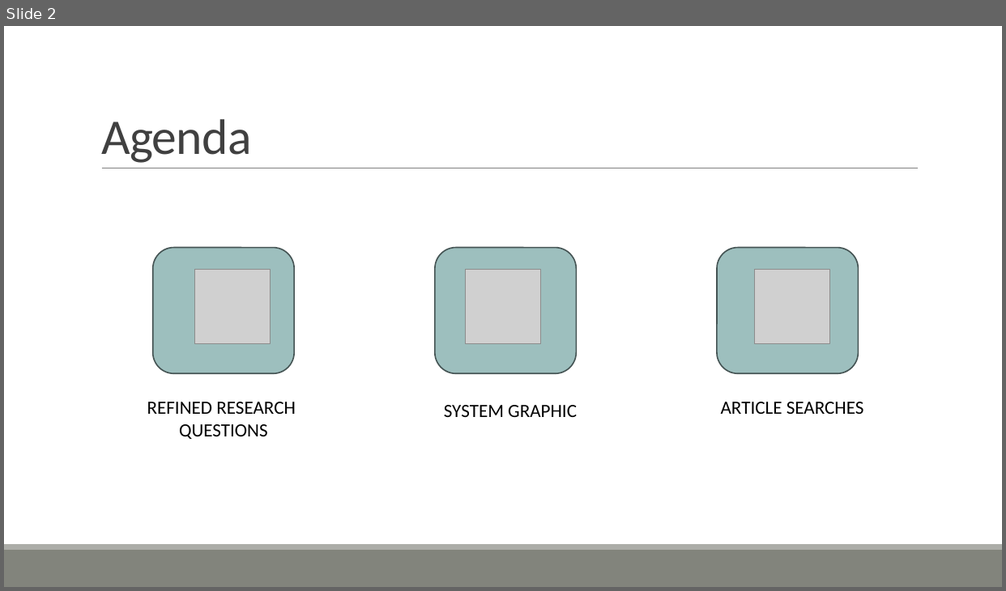
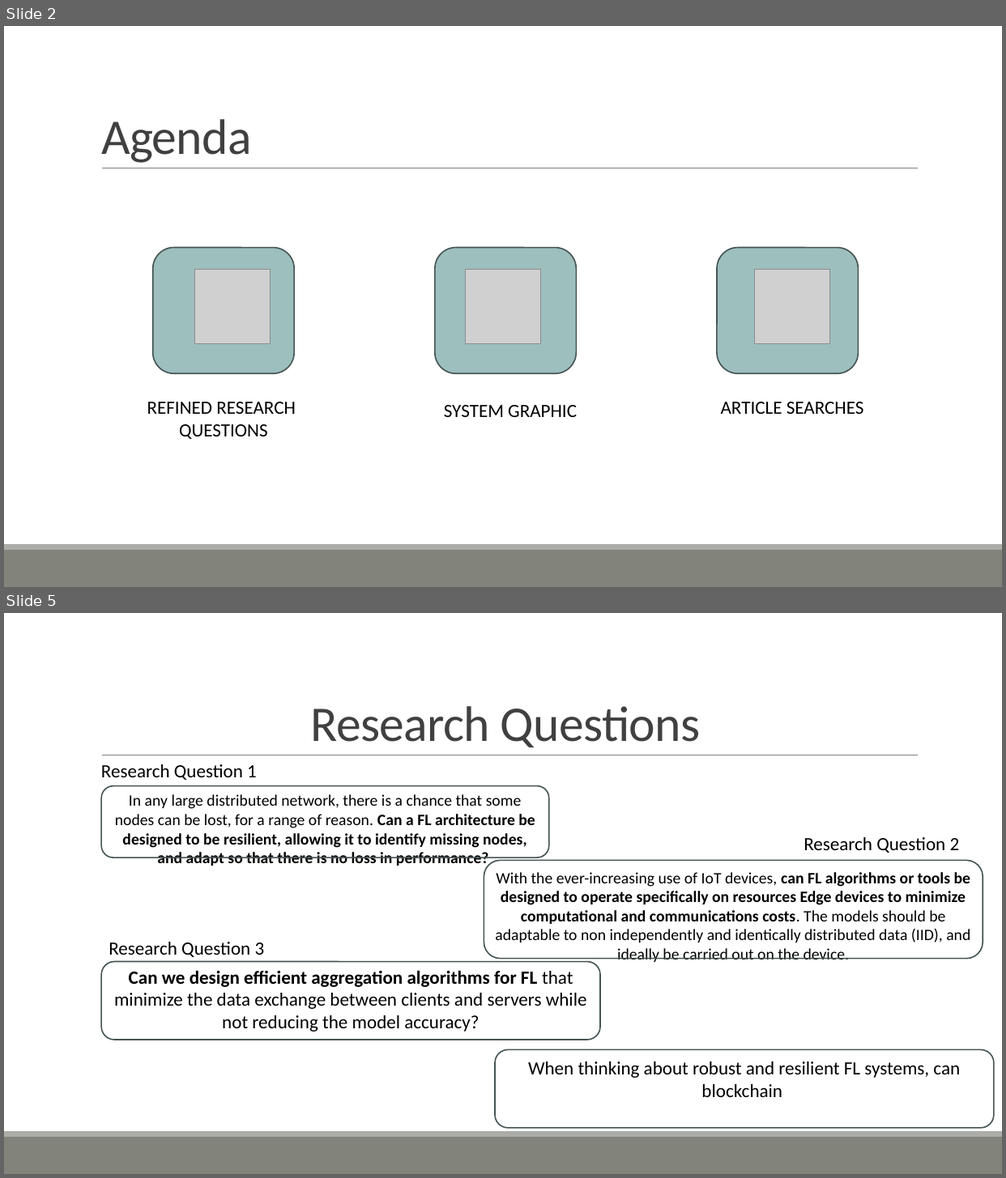
Before and after one commit to ofithcheallaigh/phd, a slide deck: Presentations/Supervisor Meetings/2024/Upcoming Meeting.pptx. Shown one above the other, each under a label of ours: slide 2 before the commit, slides 2 and 5 after it; the slides between them are not shown. The pictures are 1006x591 and 1006x1178 pixels, drawn with LibreOffice and Linux fonts; fonts in the diff are those of the drawing; grey boxes stand for pictures. Boxes give left, top, right and bottom in pixels: in the first picture for what was removed or moved away, otherwise in the second. Text is boxed around its words. In the diff, an @@ line names an element or a change of style, - is before the commit and + after.

```diff
--- a/Presentations/Supervisor Meetings/2024/Upcoming Meeting.pptx
+++ b/Presentations/Supervisor Meetings/2024/Upcoming Meeting.pptx
@@ slide 5 added at box(4, 613, 1002, 1174), background #FFFFFF; not listed: 3 template elements that a slide beside it also shows @@
@@ title added at box(311, 706, 700, 747), 48 pt, text #404040 @@
+Research Questions
@@ text added at box(101, 764, 257, 780), 18 pt, text #000000 @@
+Research Question 1
@@ rounded rectangle added at box(101, 786, 549, 858), outline #455453 1.25 pt @@
@@ text added at box(115, 794, 535, 868), 15.3 pt, text #000000, bold @@
+In any large distributed network, there is a chance that some nodes can be lost, for a range of reason. Can a FL architecture be designed to be resilient, allowing it to identify missing nodes, and adapt so that there is no loss in performance?
@@ text added at box(803, 837, 960, 853), 18 pt, text #000000 @@
+Research Question 2
@@ rounded rectangle added at box(484, 861, 983, 959), outline #455453 1.25 pt @@
@@ text added at box(495, 872, 970, 962), 15.3 pt, text #000000 @@
+With the ever-increasing use of IoT devices, can FL algorithms or tools be designed to operate specifically on resources Edge devices to minimize computational and communications costs. The models should be adaptable to non independently and identically distributed data (IID), and ideally be carried out on the device.
@@ text added at box(108, 942, 265, 957), 18 pt, text #000000 @@
+Research Question 3
@@ rounded rectangle added at box(101, 962, 601, 1040), outline #455453 1.25 pt @@
@@ text added at box(114, 970, 587, 1032), 18 pt, text #000000 @@
+Can we design efficient aggregation algorithms for FL that minimize the data exchange between clients and servers while not reducing the model accuracy?
@@ rounded rectangle added at box(495, 1050, 995, 1128), outline #455453 1.25 pt @@
@@ text added at box(528, 1062, 960, 1097), 18 pt, text #000000 @@
+When thinking about robust and resilient FL systems, can blockchain
```
Also in this commit, not shown: 1 slide changed, 2 other slides added.
